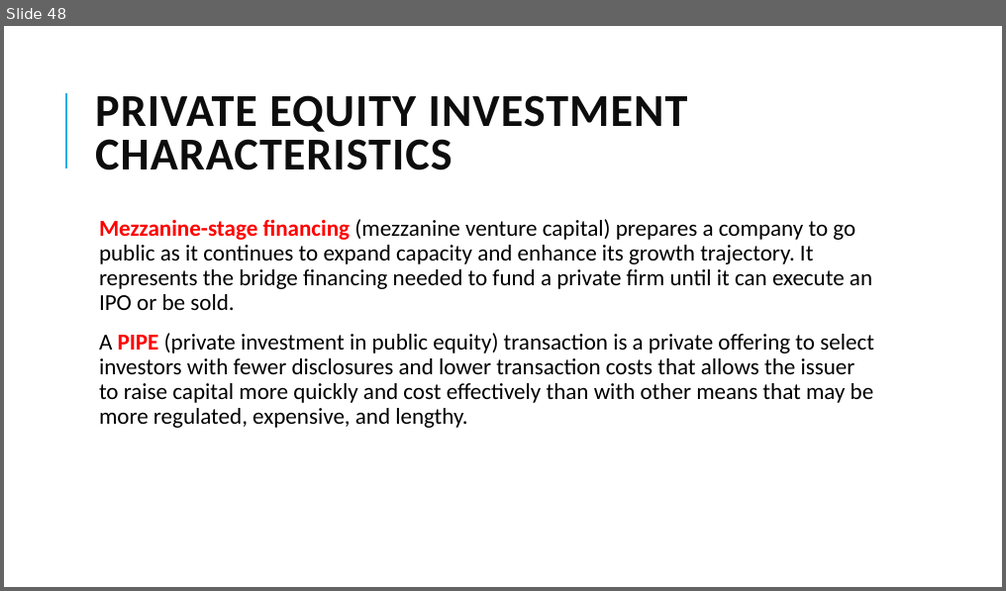
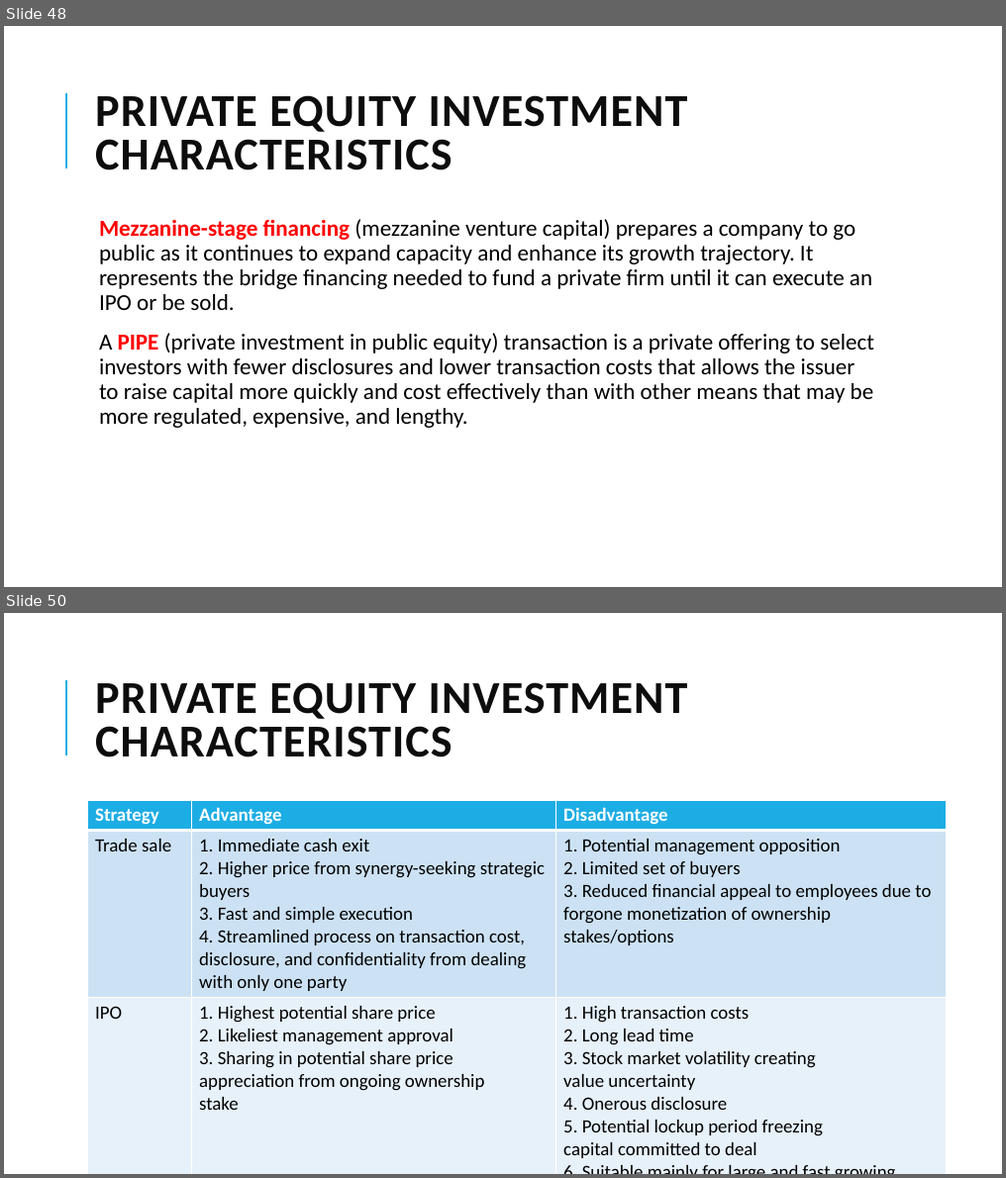
Before and after one commit to Isco0530/data, a slide deck: 2024Alternative.pptx. Shown one above the other, each under a label of ours: slide 48 before the commit, slides 48 and 50 after it; the slides between them are not shown. The pictures are 1006x591 and 1006x1178 pixels, drawn with LibreOffice and Linux fonts; fonts in the diff are those of the drawing. Boxes give left, top, right and bottom in pixels: in the first picture for what was removed or moved away, otherwise in the second. Text is boxed around its words. In the diff, an @@ line names an element or a change of style, - is before the commit and + after.

```diff
--- a/2024Alternative.pptx
+++ b/2024Alternative.pptx
@@ slide 50 added at bbox=[4, 613, 1002, 1174], background #FFFFFF; not listed: 1 template element that a slide beside it also shows @@
@@ title added at bbox=[95, 682, 688, 758], 44 pt, text #0D0D0D, bold @@
+PRIVATE EQUITY INVESTMENT CHARACTERISTICS
@@ table added at bbox=[88, 800, 946, 1174], 3 rows, 3 columns @@
+Strategy | Advantage | Disadvantage
+Trade sale | 1. Immediate cash exit / 2. Higher price from synergy-seeking strategic buyers / 3. Fast and simple execution / 4. Streamlined process on transaction cost, disclosure, and confidentiality from dealing with only one party | 1. Potential management opposition / 2. Limited set of buyers / 3. Reduced financial appeal to employees due to forgone monetization of ownership / stakes/options
+IPO | 1. Highest potential share price / 2. Likeliest management approval / 3. Sharing in potential share price / appreciation from ongoing ownership / stake | 1. High transaction costs / 2. Long lead time / 3. Stock market volatility creating / value uncertainty / 4. Onerous disclosure / 5. Potential lockup period freezing / capital committed to deal / 6. Suitable mainly for large and fast growing companies
```
Also in this commit, not shown: 3 other slides added.
